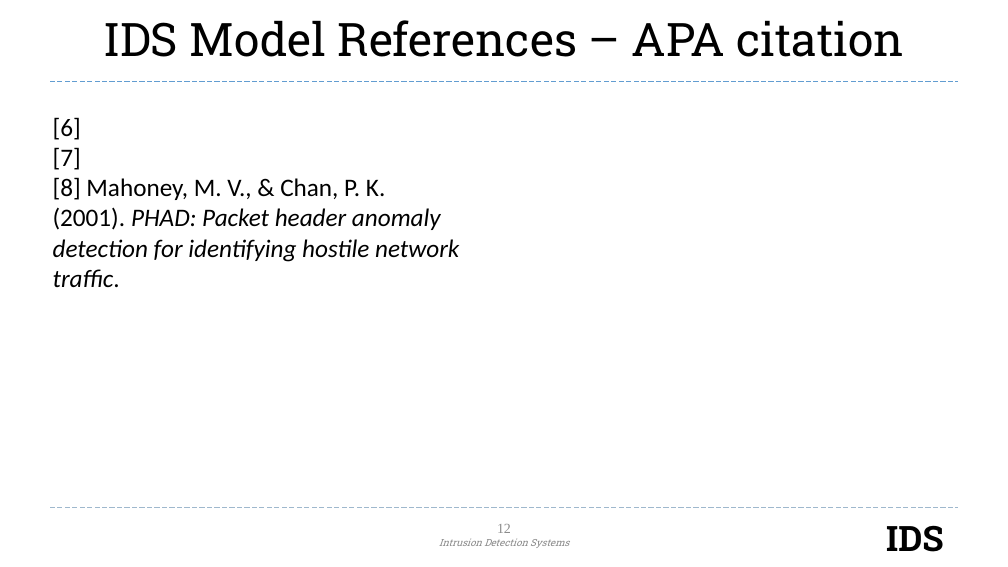
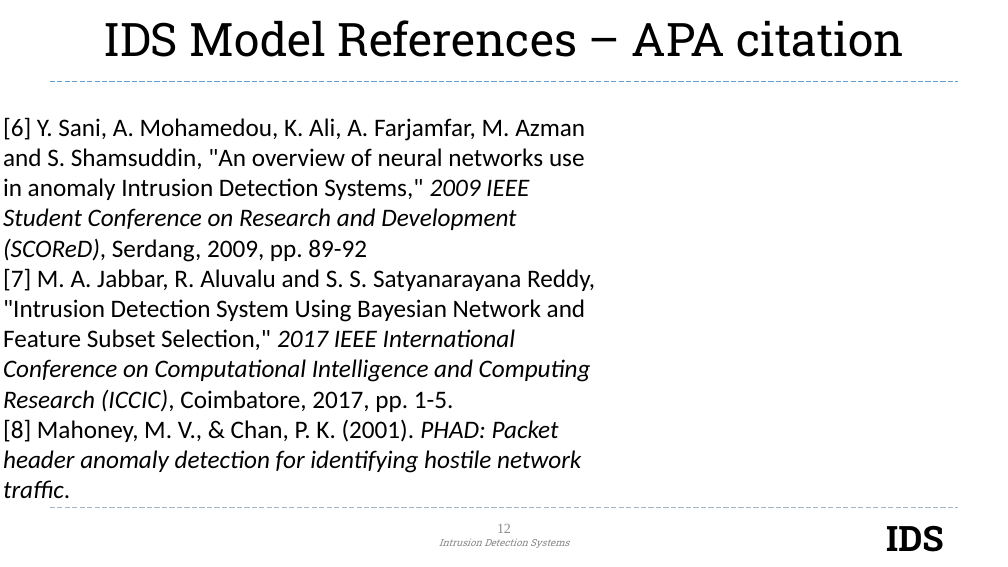
Before and after one commit to AndrewQuijano/Operating_Systems_II, a slide deck: slide 12 of Project_Presentation.pptx. Drawn at 1008x567 pixels with LibreOffice and Linux fonts; fonts in the diff are those of the drawing; background and template pictures are left out. Boxes give left, top, right and bottom in pixels: in the first picture for what was removed or moved away, otherwise in the second. Text is boxed around its words. In the diff, an @@ line names an element or a change of style, - is before the commit and + after.

```diff
--- a/Project_Presentation.pptx
+++ b/Project_Presentation.pptx
@@ text "[6] Y. Sani, A. Mohamedou, ...": place and size @@
-text "[6] Y. Sani, A. Mohamedou, ..." at [53,117,459,287]
+text "[6] Y. Sani, A. Mohamedou, ..." at [3,117,595,498]
@@ text at [3,117,595,412]: text changed @@
-[6]
-[7]
+[6] Y. Sani, A. Mohamedou, K. Ali, A. Farjamfar, M. Azman and S. Shamsuddin, "An overview of neural networks use in anomaly Intrusion Detection Systems," 2009 IEEE Student Conference on Research and Development (SCOReD), Serdang, 2009, pp. 89-92
+[7] M. A. Jabbar, R. Aluvalu and S. S. Satyanarayana Reddy, "Intrusion Detection System Using Bayesian Network and Feature Subset Selection," 2017 IEEE International Conference on Computational Intelligence and Computing Research (ICCIC), Coimbatore, 2017, pp. 1-5.
```
Also in this commit, not shown: 2 other slides changed.
